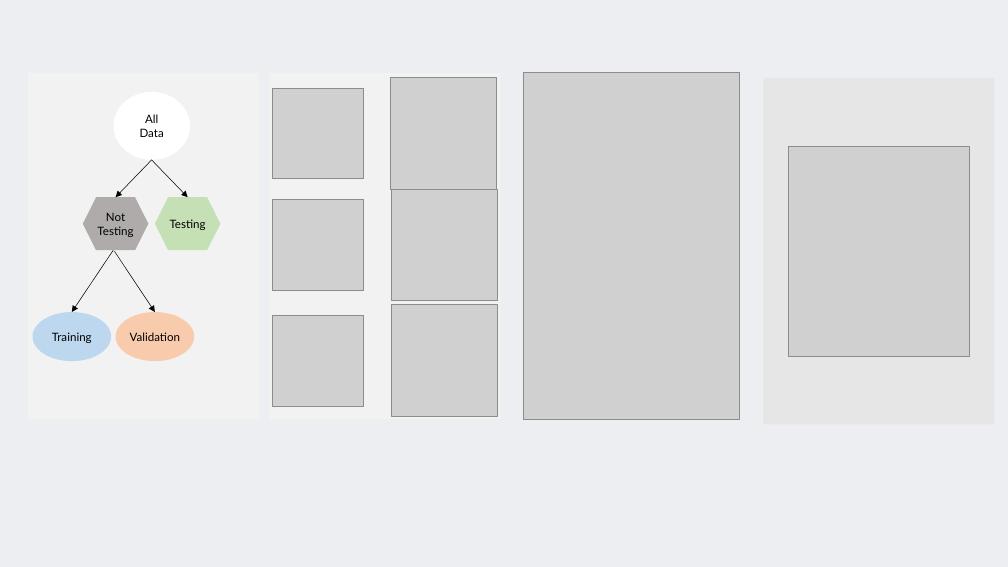
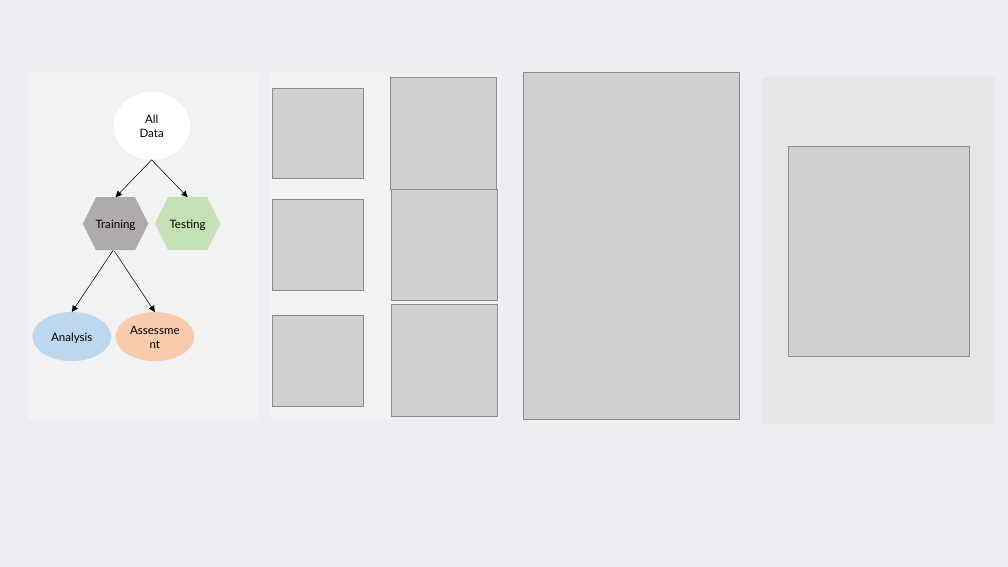
Before and after one commit to SMaRTWorkshops/mlr, a slide deck: slide 3 of figs/sw_figs.pptx. Drawn at 1008x567 pixels with LibreOffice and Linux fonts; fonts in the diff are those of the drawing; grey boxes stand for pictures. Boxes give left, top, right and bottom in pixels: in the first picture for what was removed or moved away, otherwise in the second. Text is boxed around its words. In the diff, an @@ line names an element or a change of style, - is before the commit and + after.

```diff
--- a/figs/sw_figs.pptx
+++ b/figs/sw_figs.pptx
@@ text in hexagon at (96,219,136,230): text changed @@
-Not Testing
+Training
@@ text in ellipse at (51,332,92,343): text changed @@
-Training
+Analysis
@@ text in ellipse at (130,332,181,341): text changed @@
-Validation
+Assessment
```
Also in this commit, not shown: 6 other slides changed, 1 slide added, 5 other files.
